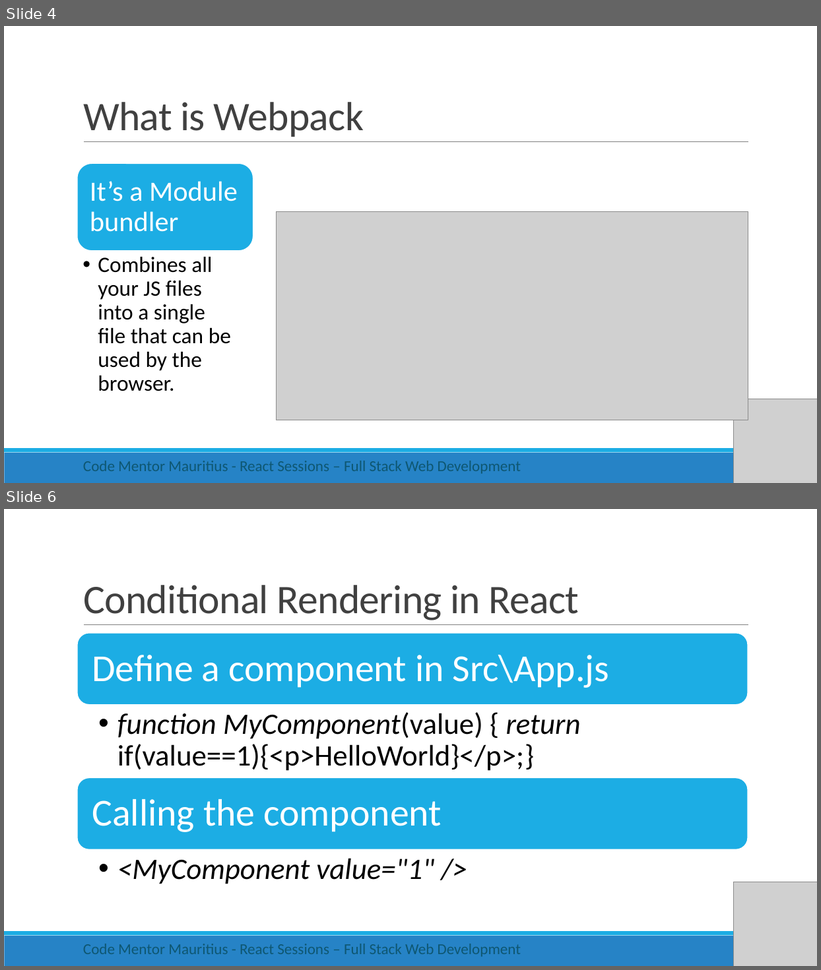
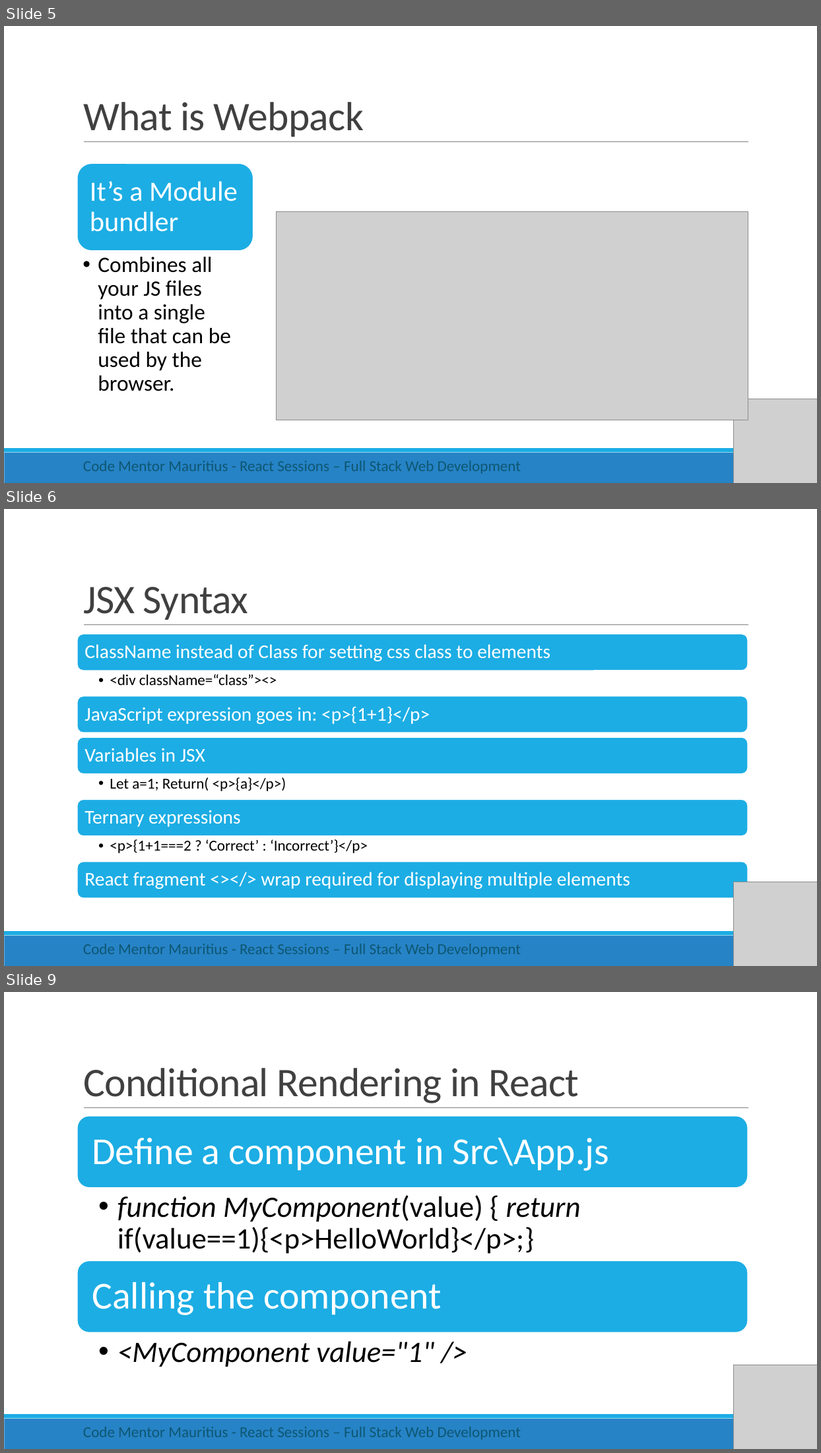
Before and after one commit to rishigujadhur1/Slides, a slide deck: React/React Session 1.pptx. Shown one above the other, each under a label of ours: slides 4 and 6 before the commit, slides 5, 6 and 9 after it; the slides between them are not shown. The pictures are 821x970 and 821x1453 pixels, drawn with LibreOffice and Linux fonts; fonts in the diff are those of the drawing; grey boxes stand for pictures. Boxes give left, top, right and bottom in pixels: in the first picture for what was removed or moved away, otherwise in the second. Text is boxed around its words. In the diff, an @@ line names an element or a change of style, - is before the commit and + after.

```diff
--- a/React/React Session 1.pptx
+++ b/React/React Session 1.pptx
@@ slide 6 added at <box>4,509,817,966</box>, background #FFFFFF; not listed: 3 template elements that a slide beside it also shows @@
@@ title added at <box>83,587,248,620</box>, 48 pt, text #404040 @@
+JSX Syntax
@@ group added at <box>77,634,748,898</box>: 8 texts, 5 rounded rectangles @@
+ClassName instead of Class for setting css class to elements
+  • <div className=“class”><>
+JavaScript expression goes in: <p>{1+1}</p>
+Variables in JSX
+  • Let a=1; Return( <p>{a}</p>)
+Ternary expressions
+  • <p>{1+1===2 ? ‘Correct’ : ‘Incorrect’}</p>
+React fragment <></> wrap required for displaying multiple elements
@@ picture added at <box>734,883,817,966</box> @@
@@ text added at <box>83,944,521,957</box>, 18 pt, text #0E5772 @@
+Code Mentor Mauritius - React Sessions – Full Stack Web Development
@@ what was slide 4 is now slide 5 @@
@@ what was slide 6 is now slide 9 @@
```
Also in this commit, not shown: 3 slides changed, 4 other slides added.
